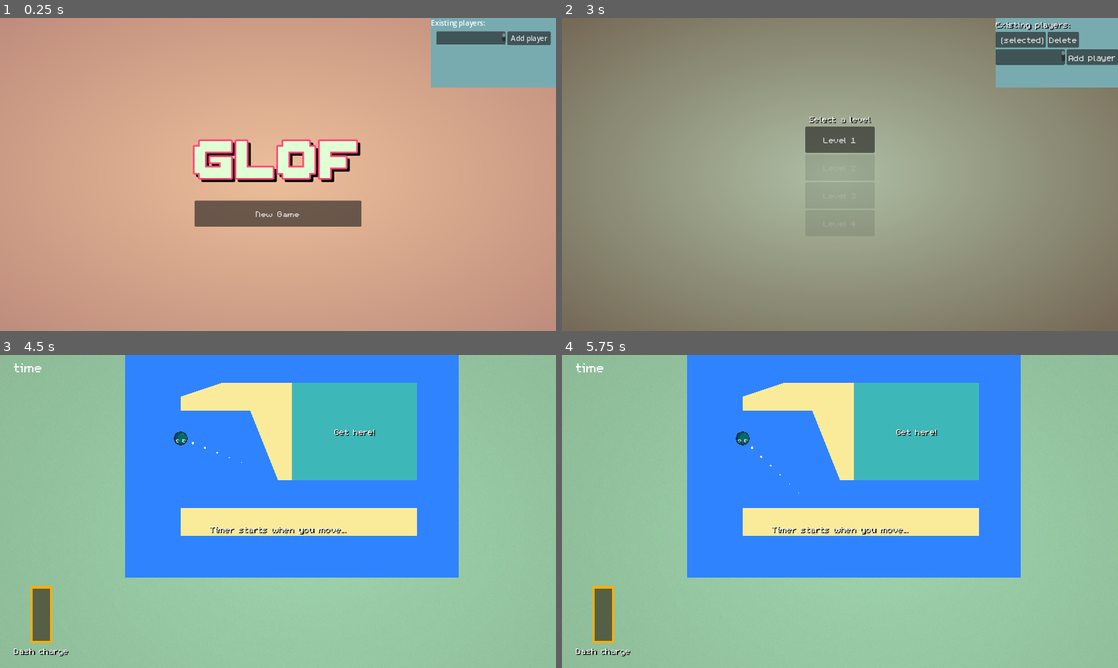
Above: before the commit, frames 1-4 (two rows, left to right).
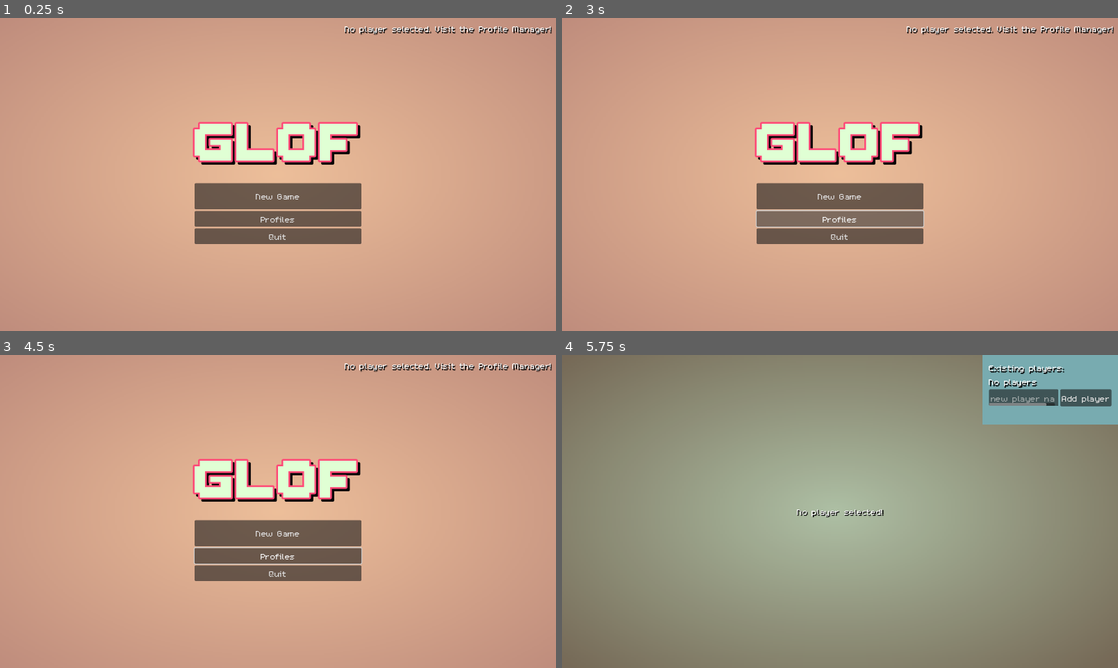
Above: after the commit, the same moments.

Repository: speakk/bounce_mania
Game: Godot game, scene res://main.tscn
Same seed, same stepped clock (60 frames per second), same inputs: the game is played once before the commit and once after it.
Inputs (mouse positions are in pixels of both pictures, inside the frame that each line leads up to):
- Up to frame 1 (0.25 s): no input
- Up to frame 2 (3 s): click (1090, 36) at 0.5 s, where only the run before the commit has a clickable "Add player"; click (995, 36) at 1.27 s; click (1012, 36) at 2 s, where only the run before the commit has a clickable "(selected)"; click (840, 218) at 2.75 s, where only the run after the commit has a clickable "Profiles"
- Up to frame 3 (4.5 s): click (455, 376) at 3.5 s, where only the run before the commit has a clickable "(selected)"; click (278, 477) at 4.25 s, where only the run before the commit has a clickable "Level 1"
- Up to frame 4 (5.75 s): click (840, 533) at 5 s, where only the run after the commit has a clickable "New Game"

The runs differ from the first frame. In frame 1, 13% of the frame differs, in the area x 34-100%, y 0-73%; in frame 2, 100%; in frame 3, 100%, in the area x 0-100%, y 0-100%; in frame 4, 99%.
Error before the commit: Parse Error: Member "finished" redefined (original in native class 'GPUParticles2D') (res://collision_particles.gd:3)
Error after the commit: Attempt to call function 'instantiate' in base 'null instance' on a null instance. (res://SceneManager.gd:23)

Commit message:
Made a profile manager ui page

Diff:
--- a/Events.gd
+++ b/Events.gd
@@ -17,7 +17,9 @@
 signal new_game_pressed
 signal try_again_pressed
 signal level_change_pressed(level_id)
-signal next_level_pressed()
+signal next_level_pressed
+signal profile_manager_pressed
+signal main_menu_pressed
 
 signal level_finished(level_id, time)
 
@@ -28,3 +30,4 @@
 
 
 signal player_list_changed(new_list)
+signal current_player_changed(new_player)
--- /dev/null
+++ b/ProfileManager.gd
@@ -0,0 +1 @@
+extends Node
--- a/SceneManager.gd
+++ b/SceneManager.gd
@@ -1,14 +1,17 @@
 extends Node
 
 const IN_GAME_PATH = "res://in_game.tscn"
+const MAIN_MENU = "res://main_menu.tscn"
 const LEVEL_SELECTOR_PATH = "res://level_selector.tscn"
-
+const PROFILE_MANAGER_PATH = "res://profile_manager.tscn"
 
 func _ready():
 	Events.new_game_pressed.connect(_new_game_pressed)
 	Events.try_again_pressed.connect(_try_again_pressed)
 	Events.level_change_pressed.connect(_level_change_pressed)
 	Events.next_level_pressed.connect(_next_level_pressed)
+	Events.profile_manager_pressed.connect(_profile_manager_pressed)
+	Events.main_menu_pressed.connect(_main_menu_pressed)
 
 static func delete_children(node):
 	for n in node.get_children():
@@ -44,6 +47,12 @@
 func _level_change_pressed(level_id):
 	_switch_scene(IN_GAME_PATH, level_id)
 
+func _profile_manager_pressed():
+	_switch_scene(PROFILE_MANAGER_PATH, null)
+
+func _main_menu_pressed():
+	_switch_scene(MAIN_MENU, null)
+
 func _next_level_pressed():
 	var next_level = Levels.get_next_level($Scenes.get_child(0).get_current_level_id())
 	if next_level != null:
--- /dev/null
+++ b/current_user_display.gd
@@ -0,0 +1,13 @@
+extends Control
+
+
+# Called when the node enters the scene tree for the first time.
+func _ready():
+	Events.current_player_changed.connect(_current_player_changed)
+	_current_player_changed(GlobalValues.get_current_player())
+
+func _current_player_changed(player):
+	if player:
+		$MarginContainer/Label.text = "Current player: %s" % player
+	else:
+		$MarginContainer/Label.text = "No player selected. Visit the Profile Manager!"
--- /dev/null
+++ b/current_user_display.tscn
@@ -0,0 +1,31 @@
+[gd_scene load_steps=2 format=3 uid="uid://clnqw63s37wex"]
+
+[ext_resource type="Script" path="res://current_user_display.gd" id="1_82pye"]
+
+[node name="CurrentUserDisplay" type="Control"]
+layout_mode = 3
+anchors_preset = 1
+anchor_left = 1.0
+anchor_right = 1.0
+offset_left = -40.0
+offset_bottom = 40.0
+grow_horizontal = 0
+script = ExtResource("1_82pye")
+
+[node name="MarginContainer" type="MarginContainer" parent="."]
+layout_mode = 1
+anchors_preset = 1
+anchor_left = 1.0
+anchor_right = 1.0
+offset_left = -200.0
+offset_bottom = 46.0
+grow_horizontal = 0
+theme_override_constants/margin_left = 10
+theme_override_constants/margin_top = 10
+theme_override_constants/margin_right = 10
+theme_override_constants/margin_bottom = 10
+
+[node name="Label" type="Label" parent="MarginContainer"]
+layout_mode = 2
+text = "Current player: [player]"
+horizontal_alignment = 2
--- a/global_values.gd
+++ b/global_values.gd
@@ -40,6 +40,9 @@
 	Events.player_list_changed.emit(existing_players)
 	print("changed by removal, players", existing_players)
 
+	if save_object["current_player"] == player_name:
+		set_current_player(null)
+
 	return true
 
 func save_player(original_name):
@@ -75,6 +78,7 @@
 	file = null
 
 	Events.player_list_changed.emit(save_object.get("players"))
+	Events.current_player_changed.emit(player_name)
 
 func get_current_player():
 	var save_object = get_players_save_object() if get_players_save_object() else {}
--- a/level_selector.gd
+++ b/level_selector.gd
@@ -2,7 +2,21 @@
 
 # Called when the node enters the scene tree for the first time.
 func _ready():
-	var current_user_level = Levels.get_user_level_progress(GlobalValues.get_current_player())
+	_refresh_level_list(GlobalValues.get_current_player())
+	Events.current_player_changed.connect(_refresh_level_list)
+
+func _refresh_level_list(player_name):
+	if player_name == null:
+		%NoPlayerLabel.visible = true
+		%LevelListContainer.visible = false
+	else:
+		%NoPlayerLabel.visible = false
+		%LevelListContainer.visible = true
+
+	var current_user_level = Levels.get_user_level_progress(player_name)
+
+	for level in %LevelList.get_children():
+		level.queue_free()
 
 	for i in Levels.levels.size():
 		var level = Levels.levels[i]
--- a/level_selector.tscn
+++ b/level_selector.tscn
@@ -42,32 +42,34 @@
 theme_override_constants/margin_right = 10
 theme_override_constants/margin_bottom = 10
 
-[node name="VBoxContainer" type="VBoxContainer" parent="PanelContainer/MarginContainer"]
+[node name="LevelListContainer" type="VBoxContainer" parent="PanelContainer/MarginContainer"]
+unique_name_in_owner = true
 layout_mode = 2
 size_flags_vertical = 4
 mouse_filter = 2
 
-[node name="Label" type="Label" parent="PanelContainer/MarginContainer/VBoxContainer"]
+[node name="Label" type="Label" parent="PanelContainer/MarginContainer/LevelListContainer"]
 layout_mode = 2
 text = "Select a level"
 horizontal_alignment = 1
 
-[node name="LevelList" type="VBoxContainer" parent="PanelContainer/MarginContainer/VBoxContainer"]
+[node name="LevelList" type="VBoxContainer" parent="PanelContainer/MarginContainer/LevelListContainer"]
 unique_name_in_owner = true
 layout_mode = 2
 size_flags_horizontal = 4
 mouse_filter = 2
+
+[node name="NoPlayerLabel" type="Label" parent="PanelContainer/MarginContainer"]
+unique_name_in_owner = true
+layout_mode = 2
+text = "No player selected!"
+horizontal_alignment = 1
 
 [node name="Control" type="Control" parent="."]
 layout_mode = 2
 mouse_filter = 2
 
 [node name="UserSelector" parent="Control" instance=ExtResource("3_u2ubk")]
-layout_mode = 2
-anchors_preset = 0
-anchor_left = 0.0
-anchor_right = 0.0
-offset_left = 998.0
-offset_right = 1280.0
+layout_mode = 1
+offset_left = -312.0
 offset_bottom = 160.0
-grow_horizontal = 1
--- a/levels/levels.gd
+++ b/levels/levels.gd
@@ -101,6 +101,10 @@
 
 	return []
 
+func delete_player(player_name):
+	pass
+	#TODO: Re-think saving progress, now it's becoming a problem
+
 func save_user_level_progress(player_name, level_no):
 	var save_object = {}
 	if FileAccess.file_exists(user_progress_path):
--- a/main_menu.gd
+++ b/main_menu.gd
@@ -13,3 +13,11 @@
 
 func _on_new_game_button_pressed():
 	Events.new_game_pressed.emit()
+
+
+func _on_quit_button_pressed():
+	get_tree().quit()
+
+
+func _on_manage_profiles_button_pressed():
+	Events.profile_manager_pressed.emit()
--- a/main_menu.tscn
+++ b/main_menu.tscn
@@ -3,7 +3,7 @@
 [ext_resource type="Script" path="res://main_menu.gd" id="1_pm3uy"]
 [ext_resource type="Theme" uid="uid://b64f3uxca5mhe" path="res://main_theme.tres" id="2_msamo"]
 [ext_resource type="FontFile" uid="uid://bj2u2p57factd" path="res://assets/fonts/ThaleahFat.ttf" id="3_ygo1t"]
-[ext_resource type="PackedScene" uid="uid://b5adyk1vg02a5" path="res://user_selector.tscn" id="4_fup7f"]
+[ext_resource type="PackedScene" uid="uid://clnqw63s37wex" path="res://current_user_display.tscn" id="4_jt0m5"]
 
 [sub_resource type="Gradient" id="Gradient_sgfof"]
 colors = PackedColorArray(0.929688, 0.748682, 0.604868, 1, 0.75, 0.55213, 0.489933, 1)
@@ -74,9 +74,17 @@
 layout_mode = 2
 text = "New Game"
 
-[node name="UserSelector" parent="." instance=ExtResource("4_fup7f")]
+[node name="ManageProfilesButton" type="Button" parent="Control/PanelContainer/VBoxContainer"]
+layout_mode = 2
+text = "Profiles"
+
+[node name="QuitButton" type="Button" parent="Control/PanelContainer/VBoxContainer"]
+layout_mode = 2
+text = "Quit"
+
+[node name="CurrentUserDisplay" parent="Control" instance=ExtResource("4_jt0m5")]
 layout_mode = 1
-offset_left = -288.0
-offset_bottom = 160.0
 
 [connection signal="pressed" from="Control/PanelContainer/VBoxContainer/NewGameButton" to="." method="_on_new_game_button_pressed"]
+[connection signal="pressed" from="Control/PanelContainer/VBoxContainer/ManageProfilesButton" to="." method="_on_manage_profiles_button_pressed"]
+[connection signal="pressed" from="Control/PanelContainer/VBoxContainer/QuitButton" to="." method="_on_quit_button_pressed"]
--- /dev/null
+++ b/profile_manager.gd
@@ -0,0 +1 @@
+extends Node
--- /dev/null
+++ b/profile_manager_ui.gd
@@ -0,0 +1,15 @@
+extends Control
+
+
+# Called when the node enters the scene tree for the first time.
+func _ready():
+	pass # Replace with function body.
+
+
+# Called every frame. 'delta' is the elapsed time since the previous frame.
+func _process(delta):
+	pass
+
+
+func _on_back_to_main_menu_pressed():
+	Events.main_menu_pressed.emit()
--- /dev/null
+++ b/profile_manager_ui.tscn
@@ -0,0 +1,36 @@
+[gd_scene load_steps=3 format=3 uid="uid://cxmoniyv4iccu"]
+
+[ext_resource type="Script" path="res://profile_manager_ui.gd" id="1_45eg7"]
+[ext_resource type="PackedScene" uid="uid://b5adyk1vg02a5" path="res://user_selector.tscn" id="2_sywde"]
+
+[node name="ProfileManagerUI" type="Control"]
+layout_mode = 3
+anchors_preset = 15
+anchor_right = 1.0
+anchor_bottom = 1.0
+grow_horizontal = 2
+grow_vertical = 2
+script = ExtResource("1_45eg7")
+
+[node name="VBoxContainer" type="VBoxContainer" parent="."]
+layout_mode = 1
+anchors_preset = 8
+anchor_left = 0.5
+anchor_top = 0.5
+anchor_right = 0.5
+anchor_bottom = 0.5
+offset_left = -147.0
+offset_top = -65.0
+offset_right = 147.0
+offset_bottom = 65.0
+grow_horizontal = 2
+grow_vertical = 2
+
+[node name="UserSelector" parent="VBoxContainer" instance=ExtResource("2_sywde")]
+layout_mode = 2
+
+[node name="BackToMainMenu" type="Button" parent="VBoxContainer"]
+layout_mode = 2
+text = "Return to the main menu"
+
+[connection signal="pressed" from="VBoxContainer/BackToMainMenu" to="." method="_on_back_to_main_menu_pressed"]
--- a/project.godot
+++ b/project.godot
@@ -10,7 +10,7 @@
 
 [application]
 
-config/name="SomeoneKnows"
+config/name="Glof"
 run/main_scene="res://main.tscn"
 config/features=PackedStringArray("4.0", "Mobile")
 config/icon="res://icon.svg"
@@ -22,6 +22,7 @@
 Levels="*res://levels/levels.gd"
 AudioPlayer="*res://audio_player.tscn"
 GlobalValues="*res://global_values.gd"
+ProfileManager="*res://profile_manager.gd"
 
 [display]
 
--- a/user_selector.gd
+++ b/user_selector.gd
@@ -29,6 +29,11 @@
 		hbox.add_child(remove_button)
 		%ExistingPlayersList.add_child(hbox)
 
+	if existing_players.size() == 0:
+		var label = Label.new()
+		label.text = "No players"
+		%ExistingPlayersList.add_child(label)
+
 func _select_player(player_name):
 	GlobalValues.set_current_player(player_name)
 
--- a/user_selector.tscn
+++ b/user_selector.tscn
@@ -15,33 +15,41 @@
 theme_override_styles/panel = SubResource("StyleBoxFlat_kl4dp")
 script = ExtResource("1_1meus")
 
-[node name="VBoxContainer" type="VBoxContainer" parent="."]
+[node name="MarginContainer" type="MarginContainer" parent="."]
+layout_mode = 2
+theme_override_constants/margin_left = 15
+theme_override_constants/margin_top = 15
+theme_override_constants/margin_right = 15
+theme_override_constants/margin_bottom = 15
+
+[node name="VBoxContainer" type="VBoxContainer" parent="MarginContainer"]
 layout_mode = 2
 
-[node name="VBoxContainer" type="VBoxContainer" parent="VBoxContainer"]
+[node name="VBoxContainer" type="VBoxContainer" parent="MarginContainer/VBoxContainer"]
 layout_mode = 2
 
-[node name="ExistingPlayersLabel" type="Label" parent="VBoxContainer/VBoxContainer"]
+[node name="ExistingPlayersLabel" type="Label" parent="MarginContainer/VBoxContainer/VBoxContainer"]
 layout_mode = 2
 text = "Existing players:"
 
-[node name="ExistingPlayersList" type="VBoxContainer" parent="VBoxContainer/VBoxContainer"]
+[node name="ExistingPlayersList" type="VBoxContainer" parent="MarginContainer/VBoxContainer/VBoxContainer"]
 unique_name_in_owner = true
 layout_mode = 2
 
-[node name="HBoxContainer" type="HBoxContainer" parent="VBoxContainer"]
+[node name="HBoxContainer" type="HBoxContainer" parent="MarginContainer/VBoxContainer"]
 custom_minimum_size = Vector2(0, 30)
 layout_mode = 2
-alignment = 1
 
-[node name="AddNewPlayerTextBox" type="TextEdit" parent="VBoxContainer/HBoxContainer"]
+[node name="AddNewPlayerTextBox" type="TextEdit" parent="MarginContainer/VBoxContainer/HBoxContainer"]
 unique_name_in_owner = true
 custom_minimum_size = Vector2(160, 0)
 layout_mode = 2
+placeholder_text = "new player name"
+scroll_fit_content_height = true
 
-[node name="AddNewPlayerButton" type="Button" parent="VBoxContainer/HBoxContainer"]
+[node name="AddNewPlayerButton" type="Button" parent="MarginContainer/VBoxContainer/HBoxContainer"]
 custom_minimum_size = Vector2(100, 0)
 layout_mode = 2
 text = "Add player"
 
-[connection signal="pressed" from="VBoxContainer/HBoxContainer/AddNewPlayerButton" to="." method="_on_add_new_player_button_pressed"]
+[connection signal="pressed" from="MarginContainer/VBoxContainer/HBoxContainer/AddNewPlayerButton" to="." method="_on_add_new_player_button_pressed"]
Not shown: 4 places in player.tscn that only renumber resources
